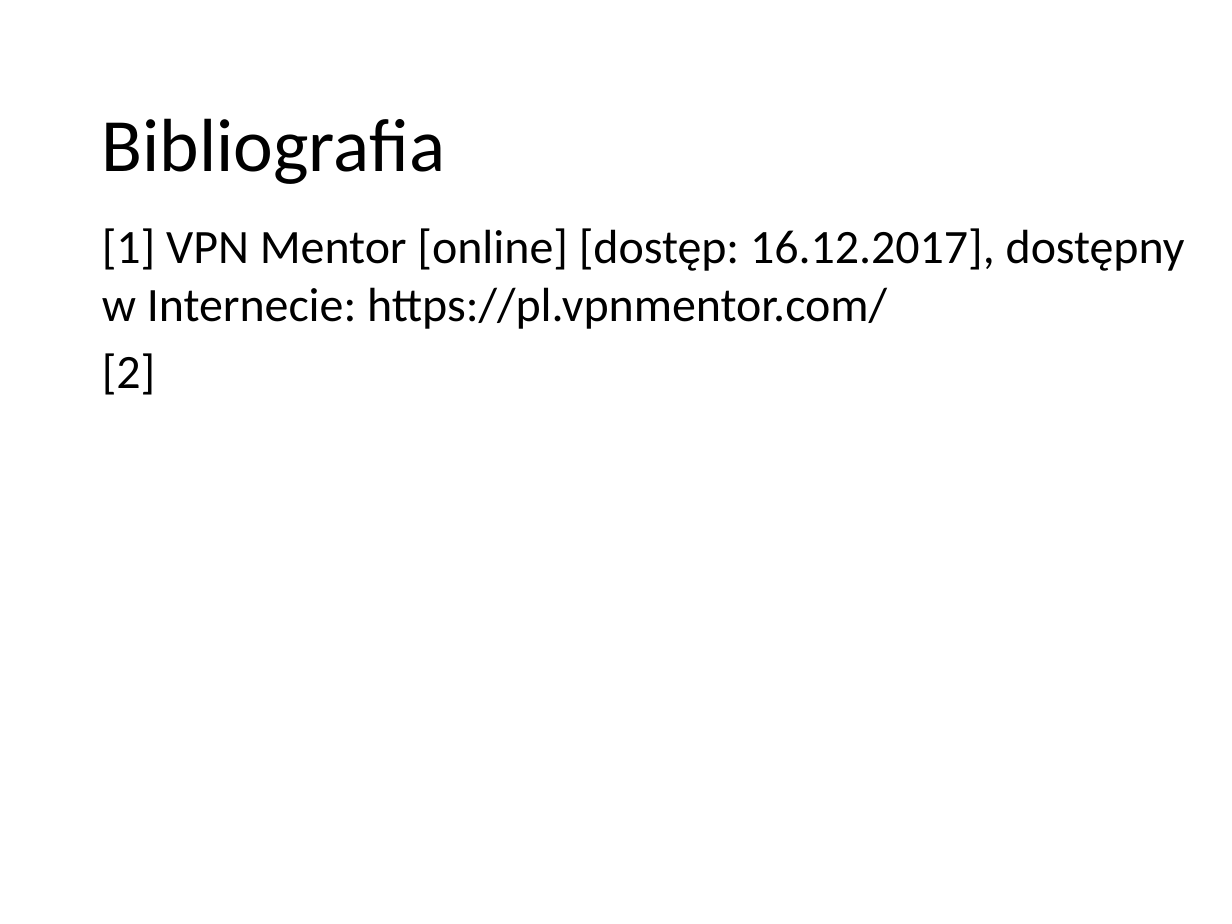
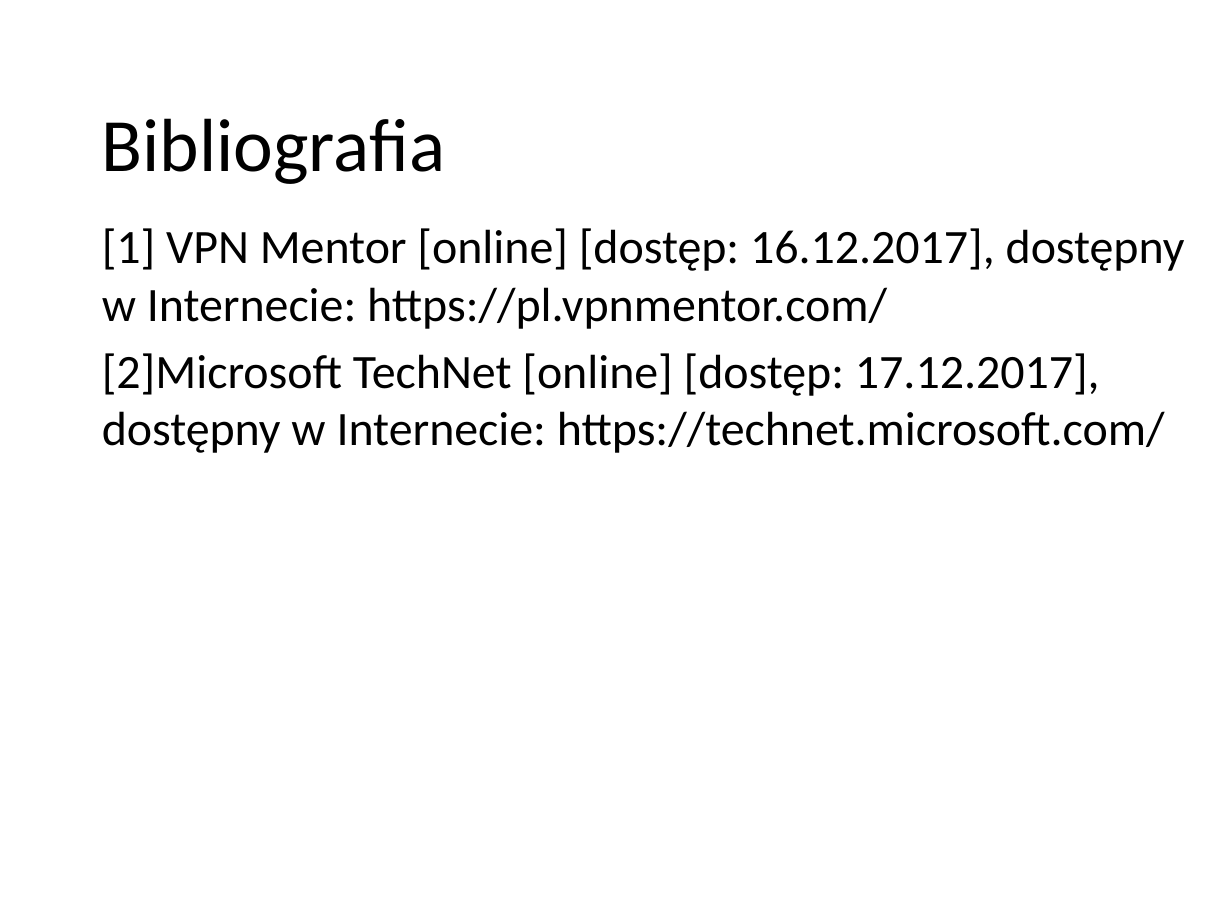
Before and after one commit to pwr227078/Reports, a slide deck: slide 9 of VPN/VPN.pptx (slide 7 before the commit). Drawn at 1232x924 pixels with LibreOffice and Linux fonts; fonts in the diff are those of the drawing; background and template pictures are left out. Boxes give left, top, right and bottom in pixels: in the first picture for what was removed or moved away, otherwise in the second. Text is boxed around its words. In the diff, an @@ line names an element or a change of style, - is before the commit and + after.

```diff
--- a/VPN/VPN.pptx
+++ b/VPN/VPN.pptx
@@ text at (x1=102, y1=353, x2=1165, y2=453): text changed @@
-[2]
+[2]Microsoft TechNet [online] [dostęp: 17.12.2017], dostępny w Internecie: https://technet.microsoft.com/
```
Also in this commit, not shown: 2 other slides changed, 2 slides added, 1 other file.
